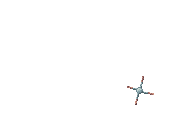
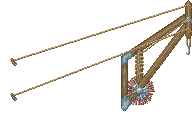
Revision of a layered 192 x 128 image; what changed, layer by layer:
showed "9", painted on it over 10, 0, 192, 111
showed "8", painted on it over 10, 0, 192, 111
showed "7", painted on it over 10, 0, 192, 111
showed "6", painted on it over 10, 0, 192, 111
showed "5", painted on it over 10, 0, 192, 111
painted on "4" over 10, 0, 192, 111
showed "3", painted on it over 10, 0, 192, 111
renamed "Harbour" to "2", showed it, moved it above "1", painted on it over 10, 0, 192, 111
showed "1", painted on it over 10, 0, 192, 111
removed layer "WHHHHHEEEEEEEEL" over 136, 87, 143, 94
